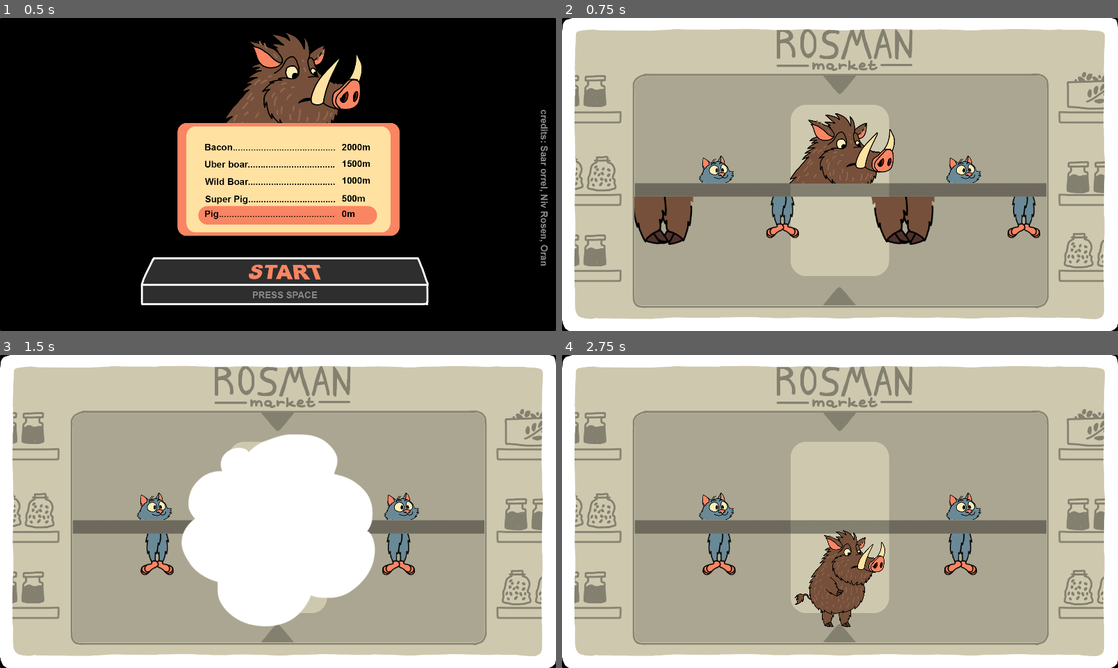
Above: before the commit, frames 1-4 (two rows, left to right).
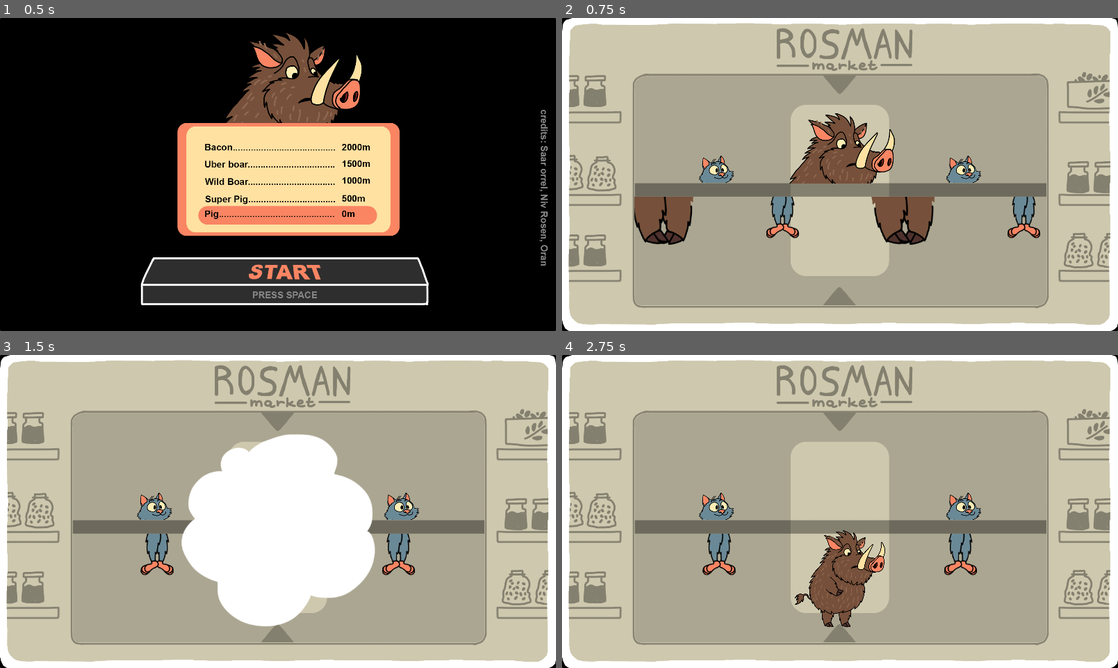
Above: after the commit, the same moments.

Repository: danielr0159/ggj2024
Game: Godot game, scene res://hub.tscn
Same seed, same stepped clock (60 frames per second), same inputs: the game is played once before the commit and once after it.
Inputs (mouse positions are in pixels of both pictures, inside the frame that each line leads up to):
- Up to frame 1 (0.5 s): no input
- Up to frame 2 (0.75 s): click (840, 174) at 0.5 s
- Up to frame 3 (1.5 s): click (278, 511) at 1.25 s
- Up to frame 4 (2.75 s): click (840, 511) at 2 s

Frame 1 is identical in both runs. In frame 2, 5.6% of the frame differs, in the area x 1-99%, y 1-98%; in frame 3, 5.6%; in frame 4, 5.6%.

Commit message:
Music added

Diff:
--- a/minigames/umbrella.tscn
+++ b/minigames/umbrella.tscn
@@ -9,6 +9,7 @@
 [ext_resource type="Texture2D" uid="uid://drxfj47js3hh7" path="res://assets/images/umbrella/Umbrella_bottom.png" id="4_rkdft"]
 [ext_resource type="Texture2D" uid="uid://pj3sea7cldld" path="res://assets/images/umbrella/rain_drops.png" id="5_bosuy"]
 [ext_resource type="PackedScene" uid="uid://f31b4hg712jc" path="res://assets/rigs/cat.tscn" id="6_444ry"]
+[ext_resource type="AudioStream" uid="uid://cjym0c3g4rgxm" path="res://assets/sounds/RainMusic+Ambient.wav" id="10_yyj6w"]
 
 [sub_resource type="ShaderMaterial" id="ShaderMaterial_hj563"]
 shader = ExtResource("4_bp6hd")
@@ -520,7 +521,7 @@
 color = Color(1, 1, 1, 0)
 
 [node name="Rainblock" type="Polygon2D" parent="Rain"]
-position = Vector2(180, 534)
+position = Vector2(-50, 360)
 scale = Vector2(1e-05, 1)
 polygon = PackedVector2Array(-150, -200, 4, -282, 150, -200, 150, 100, -150, 100)
 
@@ -548,3 +549,7 @@
 offset_right = 1152.0
 offset_bottom = 648.0
 flat = true
+
+[node name="AudioStreamPlayer" type="AudioStreamPlayer" parent="."]
+stream = ExtResource("10_yyj6w")
+autoplay = true
Binary file changed: assets/images/frame/frame.png
Not shown, added: assets/sounds/DeliMusic+Ambient.wav.import
Not shown, added: assets/sounds/ParachuteMusic+Ambient .wav.import
Not shown, added: assets/sounds/PigChangeLanes.wav.import
Not shown, added: assets/sounds/PigLost.wav.import
Not shown, added: assets/sounds/PigSqueal+Bell (correct).wav.import
Not shown, added: assets/sounds/PigStinger.wav.import
Not shown, added: assets/sounds/PigUpgrade.wav.import
Not shown, added: assets/sounds/RainMusic+Ambient.wav.import
Not shown, added: assets/sounds/RoadMusic+Ambient.wav.import
Not shown, added: assets/sounds/StartScreenMusic.wav.import
Not shown, added: assets/sounds/TrashMusic+Ambient.wav.import
(and 14 more such lines)
